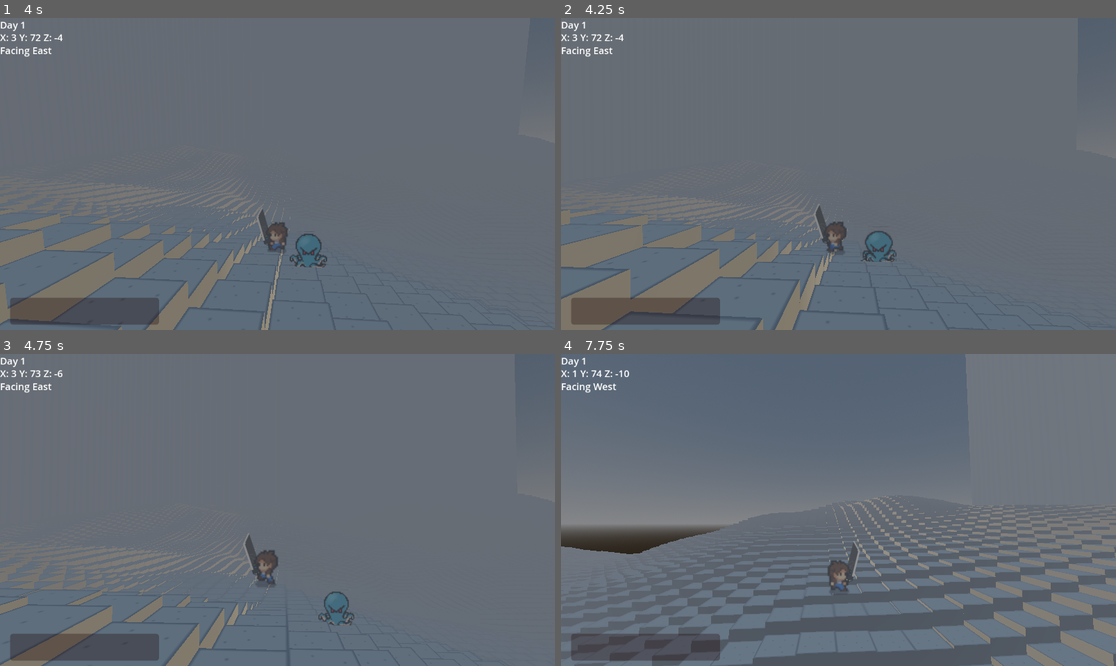
Above: before the commit, frames 1-4 (two rows, left to right).
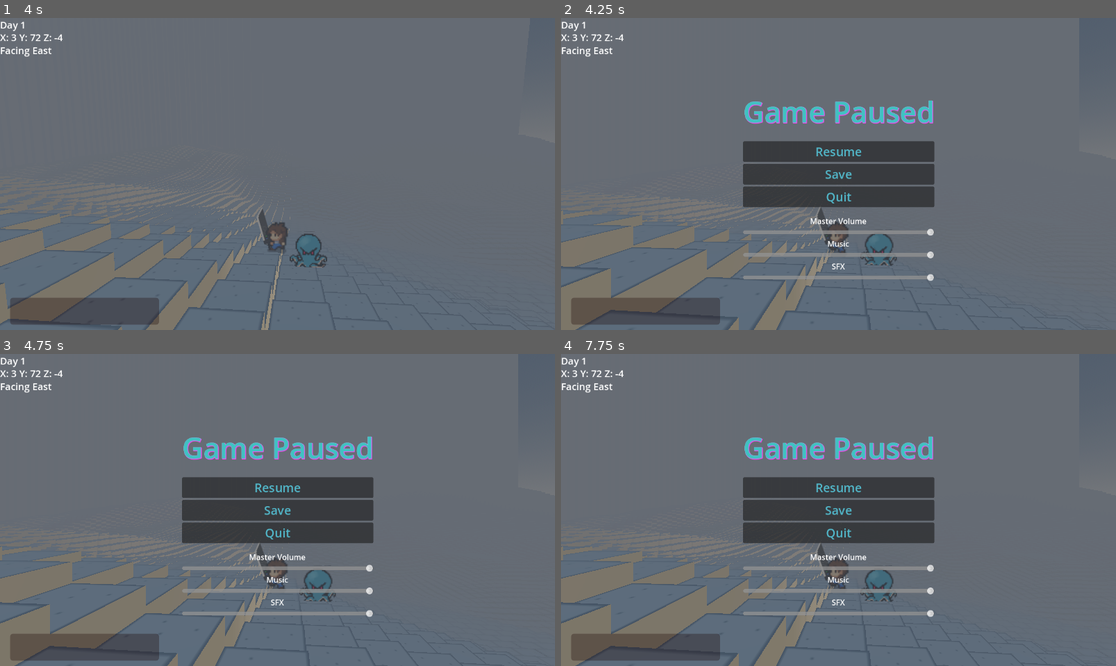
Above: after the commit, the same moments.

Repository: AkivaNugent/CSI-280_PROJECT-OCTOPUS
Game: Godot game, scene res://node_3d.tscn
The game is run twice, just before and just after one commit, with the same random seed, the same clock (stepped at 60 frames per second) and the same inputs. This scene is started directly instead of the project's main scene.
Inputs (mouse positions are in pixels of both pictures, inside the frame that each line leads up to):
- Up to frame 1 (4 s): tap Enter (ui_accept) at 0.5, 0.77, 1.52, 3.02, 3.77 s; move the mouse to (399, 158) at 0.52 s; hold D (right) 0.53-1.28 s; hold Shift (sprint) 0.53-1.28 s; move the mouse to (166, 189) at 1.27 s; hold S (down) 1.28-2.03 s; tap Q at 1.35 s; move the mouse to (333, 105) at 2.02 s; hold D (right) 2.03-2.78 s; hold E 2.03-2.78 s; move the mouse to (249, 236) at 2.77 s; hold W (up) 2.78-3.53 s; tap 2 at 2.85 s; move the mouse to (444, 220) at 3.52 s; hold A (left) from 3.53 s (still down); hold 3 from 3.53 s (still down)
- Up to frame 2 (4.25 s): keep holding A (left); keep holding 3; tap P (pause, bound only after the commit) at 4.15 s
- Up to frame 3 (4.75 s): keep holding A (left); move the mouse to (111, 463) at 4.27 s; release 3 at 4.28 s; tap Shift (sprint) at 4.35 s; tap Enter (ui_accept) at 4.52 s
- Up to frame 4 (7.75 s): move the mouse to (866, 510) at 5.02 s; release A (left) at 5.03 s; hold S (down) 5.03-5.78 s; hold Q 5.03-5.78 s; move the mouse to (755, 432) at 5.77 s; hold D (right) 5.78-6.53 s; tap E at 5.85 s; tap Enter (ui_accept) at 6.02, 6.77, 7.52 s; move the mouse to (960, 494) at 6.52 s; hold W (up) 6.53-7.28 s; hold 2 6.53-7.28 s; move the mouse to (727, 525) at 7.27 s; hold D (right) from 7.28 s (still down); tap 3 at 7.35 s

Frame 1 is identical in both runs. In frame 2, 14% of the frame differs, in the area x 0-68%, y 26-100%; in frame 3, 16%; in frame 4, 27%, in the area x 0-100%, y 0-100%.

Commit message:
Added Volume Settings

Diff:
--- a/project_octopus/day_and_night.gd
+++ b/project_octopus/day_and_night.gd
@@ -28,6 +28,7 @@
 			else:
 				env.adjustment_brightness = lerp(1.0, 0.1, progress)  # Day to Night
 
+
 	# switches what cycle to use
 	if time_passed >= cycle_duration:
 		if !is_day:
--- /dev/null
+++ b/project_octopus/default_bus_layout.tres
@@ -0,0 +1,16 @@
+[gd_resource type="AudioBusLayout" format=3 uid="uid://b2hfe7xw6bain"]
+
+[resource]
+bus/0/volume_db = -0.030508
+bus/1/name = &"Music"
+bus/1/solo = false
+bus/1/mute = false
+bus/1/bypass_fx = false
+bus/1/volume_db = -0.030508
+bus/1/send = &"Master"
+bus/2/name = &"SFX"
+bus/2/solo = false
+bus/2/mute = false
+bus/2/bypass_fx = false
+bus/2/volume_db = -0.030508
+bus/2/send = &"Master"
--- a/project_octopus/node_3d.tscn
+++ b/project_octopus/node_3d.tscn
@@ -1,4 +1,5 @@
-[gd_scene load_steps=57 format=3 uid="uid://11nairsk57pk"]
+[gd_scene load_steps=58 format=3 uid="uid://11nairsk57pk"]
+
 [ext_resource type="Script" path="res://worldbuilder.gd" id="1_bydk5"]
 [ext_resource type="Script" path="res://player.gd" id="1_d34xq"]
 [ext_resource type="Texture2D" uid="uid://ue6ieen4yyi4" path="res://sprite_anim/player.png" id="4_o6bu0"]
@@ -36,22 +37,6 @@
 height = 0.819068
 radius = 0.372255
 
-[sub_resource type="Animation" id="Animation_msip7"]
-resource_name = "weapon_idle"
-step = 0.166667
-tracks/0/type = "value"
-tracks/0/imported = false
-tracks/0/enabled = true
-tracks/0/path = NodePath("WeaponsInventory:position")
-tracks/0/interp = 1
-tracks/0/loop_wrap = true
-tracks/0/keys = {
-"times": PackedFloat32Array(0, 0.166667, 0.333333, 0.5, 0.666667, 0.833333, 1),
-"transitions": PackedFloat32Array(1, 1, 1, 1, 1, 1, 1),
-"update": 1,
-"values": [Vector3(0, 0, 0.2), Vector3(0, 0, 0.2), Vector3(-0.027, 0.068, 0.2), Vector3(0, 0, 0.2), Vector3(0.059, 0, 0.2), Vector3(0.059, 0, 0), Vector3(0.059, 0, 0.2)]
-}
-
 [sub_resource type="Animation" id="Animation_kkjji"]
 length = 0.001
 tracks/0/type = "value"
@@ -77,62 +62,6 @@
 "transitions": PackedFloat32Array(1),
 "update": 0,
 "values": [Vector3(0, 0, 0)]
-}
-
-[sub_resource type="Animation" id="Animation_m0k8g"]
-resource_name = "walking_right"
-step = 0.166667
-tracks/0/type = "value"
-tracks/0/imported = false
-tracks/0/enabled = true
-tracks/0/path = NodePath("WeaponsInventory:position")
-tracks/0/interp = 1
-tracks/0/loop_wrap = true
-tracks/0/keys = {
-"times": PackedFloat32Array(0, 0.166667, 0.333333, 0.5, 0.666667, 0.833333),
-"transitions": PackedFloat32Array(1, 1, 1, 1, 1, 1),
-"update": 1,
-"values": [Vector3(0, 0, -0.2), Vector3(0, -0.05, -0.2), Vector3(0, -0.1, -0.2), Vector3(0, 0, -0.2), Vector3(0, -0.05, -0.2), Vector3(0, -0.1, -0.2)]
-}
-tracks/1/type = "value"
-tracks/1/imported = false
-tracks/1/enabled = true
-tracks/1/path = NodePath("WeaponsInventory:rotation")
-tracks/1/interp = 1
-tracks/1/loop_wrap = true
-tracks/1/keys = {
-"times": PackedFloat32Array(0, 0.166667, 0.333333, 0.5, 0.666667, 0.833333),
-"transitions": PackedFloat32Array(1, 1, 1, 1, 1, 1),
-"update": 0,
-"values": [Vector3(0, 0, 0.0820305), Vector3(0, 0, 0), Vector3(0, 0, -0.0820305), Vector3(0, 0, 0.0820305), Vector3(0, 0, 0), Vector3(0, 0, -0.0820305)]
-}
-
-[sub_resource type="Animation" id="Animation_2lmx5"]
-resource_name = "walking_left"
-step = 0.166667
-tracks/0/type = "value"
-tracks/0/imported = false
-tracks/0/enabled = true
-tracks/0/path = NodePath("WeaponsInventory:position")
-tracks/0/interp = 1
-tracks/0/loop_wrap = true
-tracks/0/keys = {
-"times": PackedFloat32Array(0, 0.166667, 0.333333, 0.5, 0.666667, 0.833333),
-"transitions": PackedFloat32Array(1, 1, 1, 1, 1, 1),
-"update": 1,
-"values": [Vector3(0, 0, -0.2), Vector3(0, -0.05, -0.2), Vector3(0, -0.1, -0.2), Vector3(0, 0, -0.2), Vector3(0, -0.05, -0.2), Vector3(0, -0.1, -0.2)]
-}
-tracks/1/type = "value"
-tracks/1/imported = false
-tracks/1/enabled = true
-tracks/1/path = NodePath("WeaponsInventory:rotation")
-tracks/1/interp = 1
-tracks/1/loop_wrap = true
-tracks/1/keys = {
-"times": PackedFloat32Array(0, 0.166667, 0.333333, 0.5, 0.666667, 0.833333),
-"transitions": PackedFloat32Array(1, 1, 1, 1, 1, 1),
-"update": 0,
-"values": [Vector3(0, 0, 0.0820305), Vector3(0, 0, 0), Vector3(0, 0, -0.0820305), Vector3(0, 0, 0.0820305), Vector3(0, 0, 0), Vector3(0, 0, -0.0820305)]
 }
 
 [sub_resource type="Animation" id="Animation_ejy8x"]
@@ -164,6 +93,78 @@
 "values": [Vector3(0, 0, 0), Vector3(-0.0411314, 0.0198856, -0.402342), Vector3(-0.0970279, 0.0469096, -0.949114), Vector3(-0.148706, 0.0718941, -1.45462), Vector3(-0.198274, 0.0958588, -1.93949)]
 }
 
+[sub_resource type="Animation" id="Animation_2lmx5"]
+resource_name = "walking_left"
+step = 0.166667
+tracks/0/type = "value"
+tracks/0/imported = false
+tracks/0/enabled = true
+tracks/0/path = NodePath("WeaponsInventory:position")
+tracks/0/interp = 1
+tracks/0/loop_wrap = true
+tracks/0/keys = {
+"times": PackedFloat32Array(0, 0.166667, 0.333333, 0.5, 0.666667, 0.833333),
+"transitions": PackedFloat32Array(1, 1, 1, 1, 1, 1),
+"update": 1,
+"values": [Vector3(0, 0, -0.2), Vector3(0, -0.05, -0.2), Vector3(0, -0.1, -0.2), Vector3(0, 0, -0.2), Vector3(0, -0.05, -0.2), Vector3(0, -0.1, -0.2)]
+}
+tracks/1/type = "value"
+tracks/1/imported = false
+tracks/1/enabled = true
+tracks/1/path = NodePath("WeaponsInventory:rotation")
+tracks/1/interp = 1
+tracks/1/loop_wrap = true
+tracks/1/keys = {
+"times": PackedFloat32Array(0, 0.166667, 0.333333, 0.5, 0.666667, 0.833333),
+"transitions": PackedFloat32Array(1, 1, 1, 1, 1, 1),
+"update": 0,
+"values": [Vector3(0, 0, 0.0820305), Vector3(0, 0, 0), Vector3(0, 0, -0.0820305), Vector3(0, 0, 0.0820305), Vector3(0, 0, 0), Vector3(0, 0, -0.0820305)]
+}
+
+[sub_resource type="Animation" id="Animation_m0k8g"]
+resource_name = "walking_right"
+step = 0.166667
+tracks/0/type = "value"
+tracks/0/imported = false
+tracks/0/enabled = true
+tracks/0/path = NodePath("WeaponsInventory:position")
+tracks/0/interp = 1
+tracks/0/loop_wrap = true
+tracks/0/keys = {
+"times": PackedFloat32Array(0, 0.166667, 0.333333, 0.5, 0.666667, 0.833333),
+"transitions": PackedFloat32Array(1, 1, 1, 1, 1, 1),
+"update": 1,
+"values": [Vector3(0, 0, -0.2), Vector3(0, -0.05, -0.2), Vector3(0, -0.1, -0.2), Vector3(0, 0, -0.2), Vector3(0, -0.05, -0.2), Vector3(0, -0.1, -0.2)]
+}
+tracks/1/type = "value"
+tracks/1/imported = false
+tracks/1/enabled = true
+tracks/1/path = NodePath("WeaponsInventory:rotation")
+tracks/1/interp = 1
+tracks/1/loop_wrap = true
+tracks/1/keys = {
+"times": PackedFloat32Array(0, 0.166667, 0.333333, 0.5, 0.666667, 0.833333),
+"transitions": PackedFloat32Array(1, 1, 1, 1, 1, 1),
+"update": 0,
+"values": [Vector3(0, 0, 0.0820305), Vector3(0, 0, 0), Vector3(0, 0, -0.0820305), Vector3(0, 0, 0.0820305), Vector3(0, 0, 0), Vector3(0, 0, -0.0820305)]
+}
+
+[sub_resource type="Animation" id="Animation_msip7"]
+resource_name = "weapon_idle"
+step = 0.166667
+tracks/0/type = "value"
+tracks/0/imported = false
+tracks/0/enabled = true
+tracks/0/path = NodePath("WeaponsInventory:position")
+tracks/0/interp = 1
+tracks/0/loop_wrap = true
+tracks/0/keys = {
+"times": PackedFloat32Array(0, 0.166667, 0.333333, 0.5, 0.666667, 0.833333, 1),
+"transitions": PackedFloat32Array(1, 1, 1, 1, 1, 1, 1),
+"update": 1,
+"values": [Vector3(0, 0, 0.2), Vector3(0, 0, 0.2), Vector3(-0.027, 0.068, 0.2), Vector3(0, 0, 0.2), Vector3(0.059, 0, 0.2), Vector3(0.059, 0, 0), Vector3(0.059, 0, 0.2)]
+}
+
 [sub_resource type="AnimationLibrary" id="AnimationLibrary_3ubow"]
 _data = {
 "RESET": SubResource("Animation_kkjji"),
@@ -468,7 +469,6 @@
 texture = ExtResource("8_cqtjv")
 
 [node name="Melee Weapons" type="Node3D" parent="Player/WeaponsInventory"]
-transform = Transform3D(1, 0, 0, 0, 1, 0, 0, 0, 1, 0, 0, 0)
 
 [node name="BusterSword" type="Sprite3D" parent="Player/WeaponsInventory/Melee Weapons"]
 transform = Transform3D(-2.45152, 0.819556, -0.0227047, 0.78795, 2.54246, 0.0594717, -0.0671265, -0.0868181, 1.52729, 0.366248, 0.0464172, 0.219726)
@@ -532,12 +532,16 @@
 
 [node name="AudioStreamPlayer_walking" type="AudioStreamPlayer" parent="."]
 stream = ExtResource("8_4rnoe")
+bus = &"SFX"
 
 [node name="AudioStreamPlayer_running" type="AudioStreamPlayer" parent="."]
 stream = ExtResource("9_yxrcw")
+bus = &"SFX"
 
 [node name="AudioStreamPlayer_bgMusic" type="AudioStreamPlayer" parent="."]
 stream = ExtResource("10_6842a")
+volume_db = -7.429
+bus = &"Music"
 
 [node name="CanvasLayer" type="CanvasLayer" parent="."]
 
--- a/project_octopus/pause_menu.tscn
+++ b/project_octopus/pause_menu.tscn
@@ -1,11 +1,6 @@
-[gd_scene load_steps=3 format=3 uid="uid://bxi6bygwc0ey"]
+[gd_scene load_steps=2 format=3 uid="uid://bxi6bygwc0ey"]
 
 [ext_resource type="Script" path="res://pausemenu_screen.gd" id="1_ntrjx"]
-
-[sub_resource type="StyleBoxTexture" id="StyleBoxTexture_f4qx3"]
-texture_margin_left = 10.0
-texture_margin_top = 10.0
-texture_margin_right = 10.0
 
 [node name="pause_menu" type="Control"]
 process_mode = 3
@@ -17,57 +12,105 @@
 grow_vertical = 2
 script = ExtResource("1_ntrjx")
 
-[node name="PanelContainer" type="PanelContainer" parent="."]
-texture_filter = 3
+[node name="Label" type="Label" parent="."]
+layout_mode = 2
+offset_left = 377.5
+offset_top = 151.5
+offset_right = 774.5
+offset_bottom = 234.5
+size_flags_vertical = 0
+theme_override_colors/font_color = Color(0.25098, 0.760784, 0.760784, 1)
+theme_override_colors/font_shadow_color = Color(0.884943, 0.293232, 0.873976, 1)
+theme_override_colors/font_outline_color = Color(0.407843, 0.992157, 0.992157, 1)
+theme_override_constants/outline_size = 1
+theme_override_constants/shadow_outline_size = 4
+theme_override_font_sizes/font_size = 60
+text = "Game Paused"
+horizontal_alignment = 1
+
+[node name="musicMenu" type="VBoxContainer" parent="."]
+layout_mode = 1
+anchors_preset = 7
+anchor_left = 0.5
+anchor_top = 1.0
+anchor_right = 0.5
+anchor_bottom = 1.0
+offset_left = -198.5
+offset_top = -238.0
+offset_right = 198.5
+offset_bottom = -97.0
+grow_horizontal = 2
+grow_vertical = 0
+size_flags_vertical = 8
+
+[node name="master_label" type="Label" parent="musicMenu"]
+layout_mode = 2
+text = "Master Volume"
+horizontal_alignment = 1
+
+[node name="master_hslider" type="HSlider" parent="musicMenu"]
+layout_mode = 2
+max_value = 1.0
+step = 0.05
+
+[node name="music_label" type="Label" parent="musicMenu"]
+layout_mode = 2
+text = "Music"
+horizontal_alignment = 1
+
+[node name="music_hslider" type="HSlider" parent="musicMenu"]
+layout_mode = 2
+max_value = 1.0
+step = 0.05
+
+[node name="sfx_label" type="Label" parent="musicMenu"]
+layout_mode = 2
+text = "SFX"
+horizontal_alignment = 1
+
+[node name="sfx_hslider" type="HSlider" parent="musicMenu"]
+layout_mode = 2
+max_value = 1.0
+step = 0.05
+
+[node name="VBoxContainer" type="VBoxContainer" parent="."]
 layout_mode = 1
 anchors_preset = 8
 anchor_left = 0.5
 anchor_top = 0.5
 anchor_right = 0.5
 anchor_bottom = 0.5
-offset_left = -140.0
-offset_top = -150.0
-offset_right = 140.0
-offset_bottom = 150.0
+offset_left = -198.5
+offset_top = -68.5
+offset_right = 198.5
+offset_bottom = 68.5
 grow_horizontal = 2
 grow_vertical = 2
-theme_override_styles/panel = SubResource("StyleBoxTexture_f4qx3")
+size_flags_vertical = 8
 
-[node name="Label" type="Label" parent="PanelContainer"]
-layout_mode = 2
-size_flags_vertical = 0
-theme_override_colors/font_color = Color(0.25098, 0.760784, 0.760784, 1)
-theme_override_colors/font_shadow_color = Color(0.884943, 0.293232, 0.873976, 1)
-theme_override_colors/font_outline_color = Color(0.407843, 0.992157, 0.992157, 1)
-theme_override_constants/outline_size = 1
-theme_override_constants/shadow_outline_size = 4
-theme_override_font_sizes/font_size = 45
-text = "Game Paused"
-horizontal_alignment = 1
-
-[node name="VBoxContainer" type="VBoxContainer" parent="PanelContainer"]
-layout_mode = 2
-size_flags_vertical = 4
-
-[node name="Resume" type="Button" parent="PanelContainer/VBoxContainer"]
+[node name="Resume" type="Button" parent="VBoxContainer"]
 layout_mode = 2
 theme_override_colors/font_color = Color(0.318765, 0.716975, 0.789315, 1)
 theme_override_font_sizes/font_size = 25
 text = "Resume"
 
-[node name="Save Game" type="Button" parent="PanelContainer/VBoxContainer"]
+[node name="Save Game" type="Button" parent="VBoxContainer"]
 layout_mode = 2
 theme_override_colors/font_color = Color(0.318765, 0.716975, 0.789315, 1)
 theme_override_font_sizes/font_size = 25
 text = "Save
 "
 
-[node name="Quit" type="Button" parent="PanelContainer/VBoxContainer"]
+[node name="Quit" type="Button" parent="VBoxContainer"]
+layout_direction = 2
 layout_mode = 2
 theme_override_colors/font_color = Color(0.318765, 0.716975, 0.789315, 1)
 theme_override_font_sizes/font_size = 25
 text = "Quit"
 
-[connection signal="pressed" from="PanelContainer/VBoxContainer/Resume" to="." method="_on_resume_pressed"]
-[connection signal="pressed" from="PanelContainer/VBoxContainer/Save Game" to="." method="_on_save_game_pressed"]
-[connection signal="pressed" from="PanelContainer/VBoxContainer/Quit" to="." method="_on_quit_pressed"]
+[connection signal="mouse_exited" from="musicMenu/master_hslider" to="." method="_on_master_hslider_mouse_exited"]
+[connection signal="mouse_exited" from="musicMenu/music_hslider" to="." method="_on_music_hslider_mouse_exited"]
+[connection signal="mouse_exited" from="musicMenu/sfx_hslider" to="." method="_on_sfx_hslider_mouse_exited"]
+[connection signal="pressed" from="VBoxContainer/Resume" to="." method="_on_resume_pressed"]
+[connection signal="pressed" from="VBoxContainer/Save Game" to="." method="_on_save_game_pressed"]
+[connection signal="pressed" from="VBoxContainer/Quit" to="." method="_on_quit_pressed"]
--- a/project_octopus/pausemenu_screen.gd
+++ b/project_octopus/pausemenu_screen.gd
@@ -5,21 +5,27 @@
 func _ready() -> void:
 	pause_menu.visible = false
 
+	# Init volume values
+	$musicMenu/master_hslider.value = db_to_linear(AudioServer.get_bus_volume_db(0))
+	$musicMenu/music_hslider.value = db_to_linear(AudioServer.get_bus_volume_db(1))
+	$musicMenu/sfx_hslider.value = db_to_linear(AudioServer.get_bus_volume_db(2))
+
 func pause():
 	get_tree().paused = true
 	pause_menu.visible = true
 
 func resume():
+	AudioServer.set_bus_volume_db(0, linear_to_db($musicMenu/master_hslider.value))
+	AudioServer.set_bus_volume_db(1, linear_to_db($musicMenu/music_hslider.value))
+	AudioServer.set_bus_volume_db(2, linear_to_db($musicMenu/sfx_hslider.value))
 	get_tree().paused = false
 	pause_menu.visible = false
 
 func togglePauseMenu():
 	if Input.is_action_just_pressed("pause") && !get_tree().paused:
 		pause()
-		print("pause")
 	elif Input.is_action_just_pressed("pause") && get_tree().paused:
 		resume()
-		print("unpause")
 
 
 func _on_resume_pressed() -> void:
@@ -37,3 +43,15 @@
 
 func _process(delta: float) -> void:
 	togglePauseMenu()
+
+# Release on Volume Sliders
+func _on_master_hslider_mouse_exited() -> void:
+	release_focus()
+
+
+func _on_music_hslider_mouse_exited() -> void:
+	release_focus()
+
+
+func _on_sfx_hslider_mouse_exited() -> void:
+	release_focus()
--- a/project_octopus/project.godot
+++ b/project_octopus/project.godot
@@ -52,3 +52,8 @@
 "events": [Object(InputEventKey,"resource_local_to_scene":false,"resource_name":"","device":0,"window_id":0,"alt_presse …(189 unchanged characters)…
 ]
 }
+pause={
+"deadzone": 0.5,
+"events": [Object(InputEventKey,"resource_local_to_scene":false,"resource_name":"","device":-1,"window_id":0,"alt_pressed":false,"shift_pressed":false,"ctrl_pressed":false,"meta_pressed":false,"pressed":false,"keycode":0,"physical_keycode":80,"key_label":0,"unicode":112,"location":0,"echo":false,"script":null)
+]
+}
